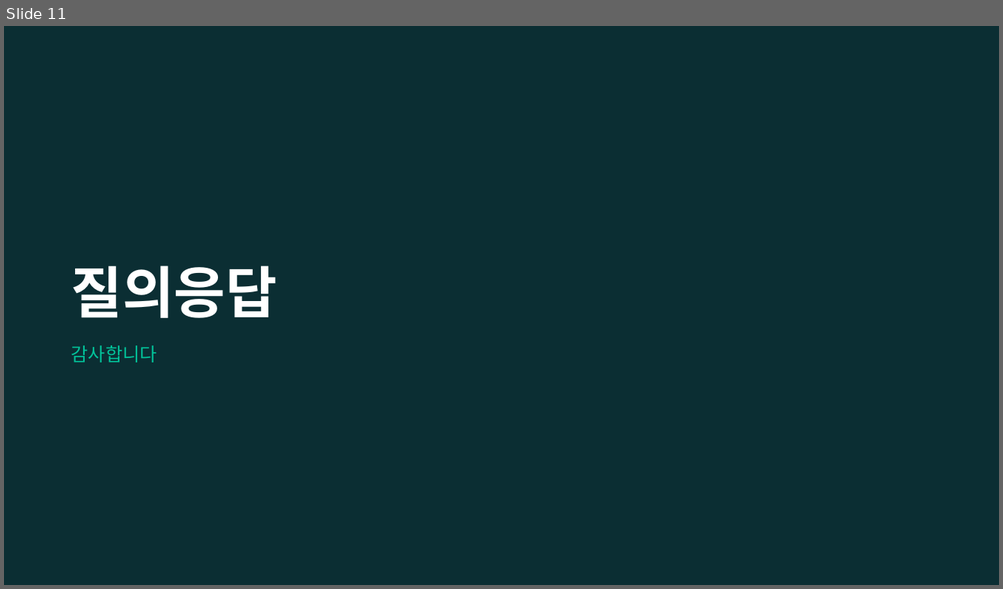
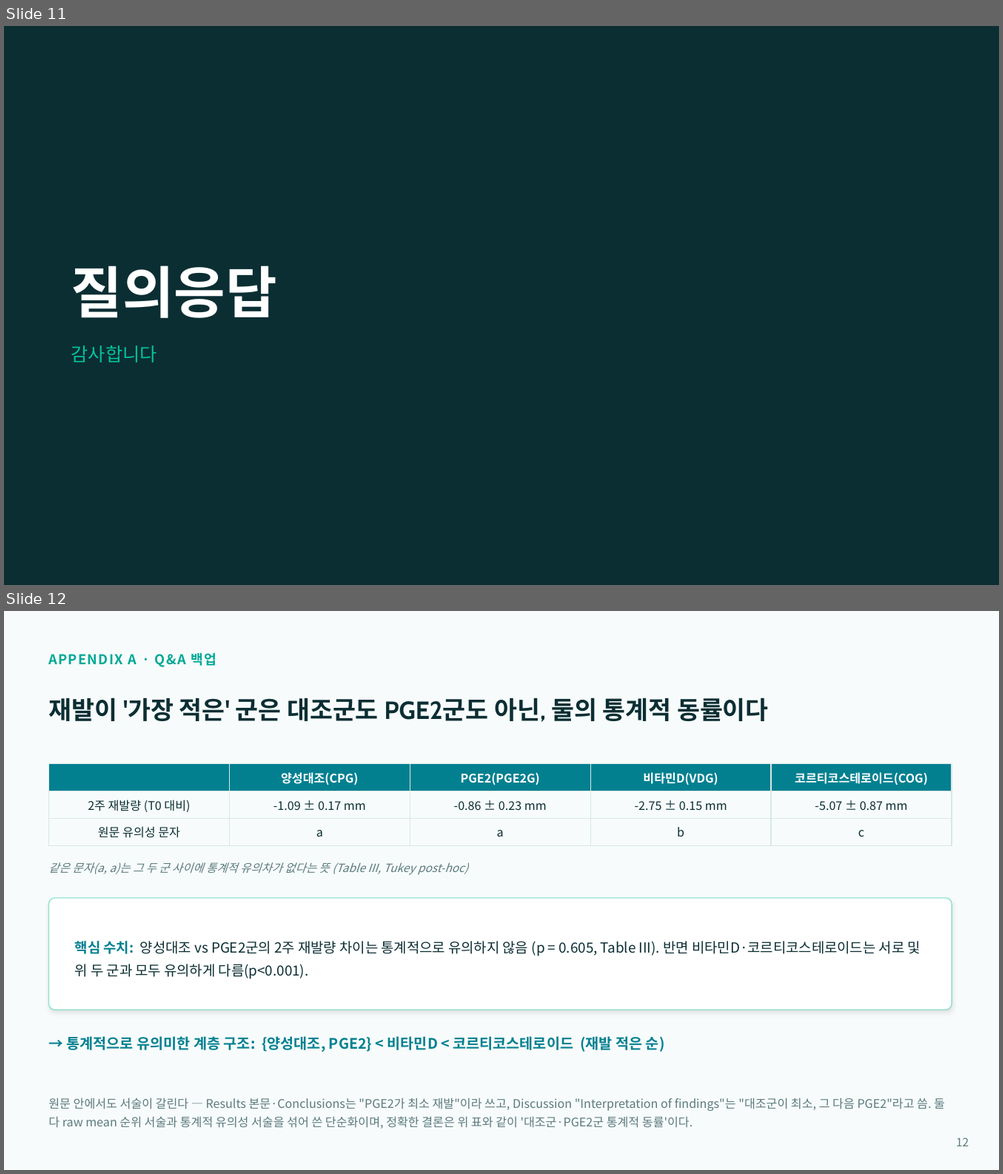
Before and after one commit to yojokem/-, a slide deck: 치과약리학실험2-논문발표/치과약리학실험2_논문발표.pptx. Shown one above the other, each under a label of ours: slide 11 before the commit, slides 11 and 12 after it. The pictures are 1003x589 and 1003x1174 pixels, drawn with LibreOffice and Linux fonts; fonts in the diff are those of the drawing. Boxes give left, top, right and bottom in pixels: in the first picture for what was removed or moved away, otherwise in the second. Text is boxed around its words. In the diff, an @@ line names an element or a change of style, - is before the commit and + after.

```diff
--- a/치과약리학실험2-논문발표/치과약리학실험2_논문발표.pptx
+++ b/치과약리학실험2-논문발표/치과약리학실험2_논문발표.pptx
@@ slide 12 added at <box>4,611,999,1170</box>, background #F7FBFB @@
@@ text added at <box>48,652,217,667</box>, 13 pt, text #00A896, bold @@
+APPENDIX A · Q&A 백업
@@ text added at <box>48,698,768,722</box>, 24 pt, text #0B2E33, bold @@
+재발이 '가장 적은' 군은 대조군도 PGE2군도 아닌, 둘의 통계적 동률이다
@@ table added at <box>48,764,951,846</box>, 3 rows, 5 columns @@
+ | 양성대조(CPG) | PGE2(PGE2G) | 비타민D(VDG) | 코르티코스테로이드(COG)
+2주 재발량 (T0 대비) | -1.09 ± 0.17 mm | -0.86 ± 0.23 mm | -2.75 ± 0.15 mm | -5.07 ± 0.87 mm
+원문 유의성 문자 | a | a | b | c
@@ text added at <box>48,863,468,875</box>, 11 pt, text #5B7A7E, italic @@
+같은 문자(a, a)는 그 두 군 사이에 통계적 유의차가 없다는 뜻 (Table III, Tukey post-hoc)
@@ rounded rectangle added at <box>48,898,951,1010</box>, fill #FFFFFF, outline #02C39A 1 pt @@
@@ text added at <box>75,941,920,980</box>, 13.5 pt, text #0B2E33 @@
+핵심 수치: 양성대조 vs PGE2군의 2주 재발량 차이는 통계적으로 유의하지 않음 (p = 0.605, Table III). 반면 비타민D·코르티코스테로이드는 서로 및 위 두 군과 모두 유의하게 다름(p<0.001).
@@ text added at <box>67,1037,665,1052</box>, 14 pt, text #028090, bold @@
+→ 통계적으로 유의미한 계층 구조: {양성대조, PGE2} < 비타민D < 코르티코스테로이드 (재발 적은 순)
@@ text added at <box>48,1098,945,1129</box>, 11.5 pt, text #5B7A7E @@
+원문 안에서도 서술이 갈린다 — Results 본문·Conclusions는 "PGE2가 최소 재발"이라 쓰고, Discussion "Interpretation of findings"는 "대조군이 최소, 그 다음 PGE2"라고 씀. 둘 다 raw mean 순위 서술과 통계적 유의성 서술을 섞어 쓴 단순화이며, 정확한 결론은 위 표와 같이 '대조군·PGE2군 통계적 동률'이다.
@@ text added at <box>956,1138,968,1147</box>, 11 pt, text #5B7A7E @@
+12
```
Also in this commit, not shown: 1 slide changed, 6 other files.
